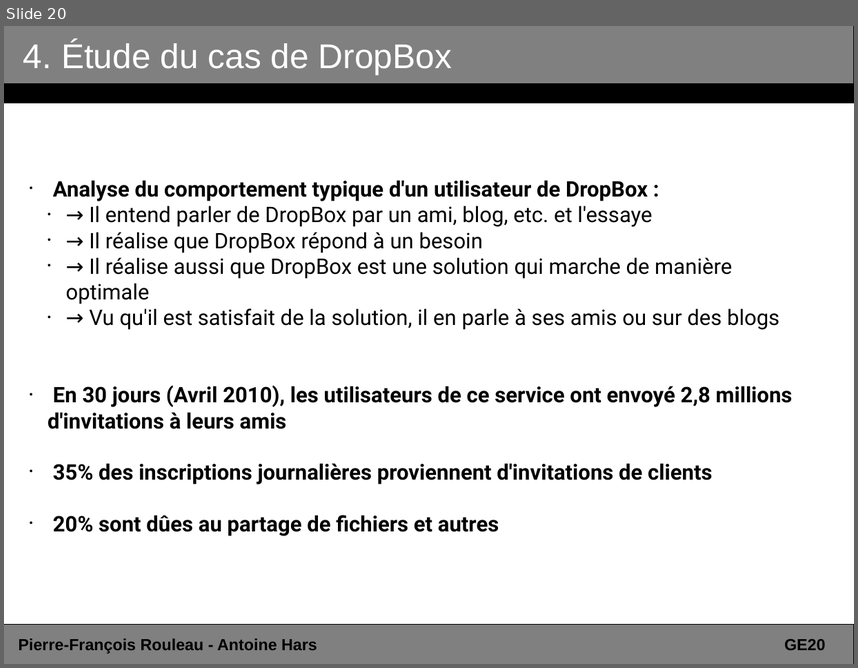
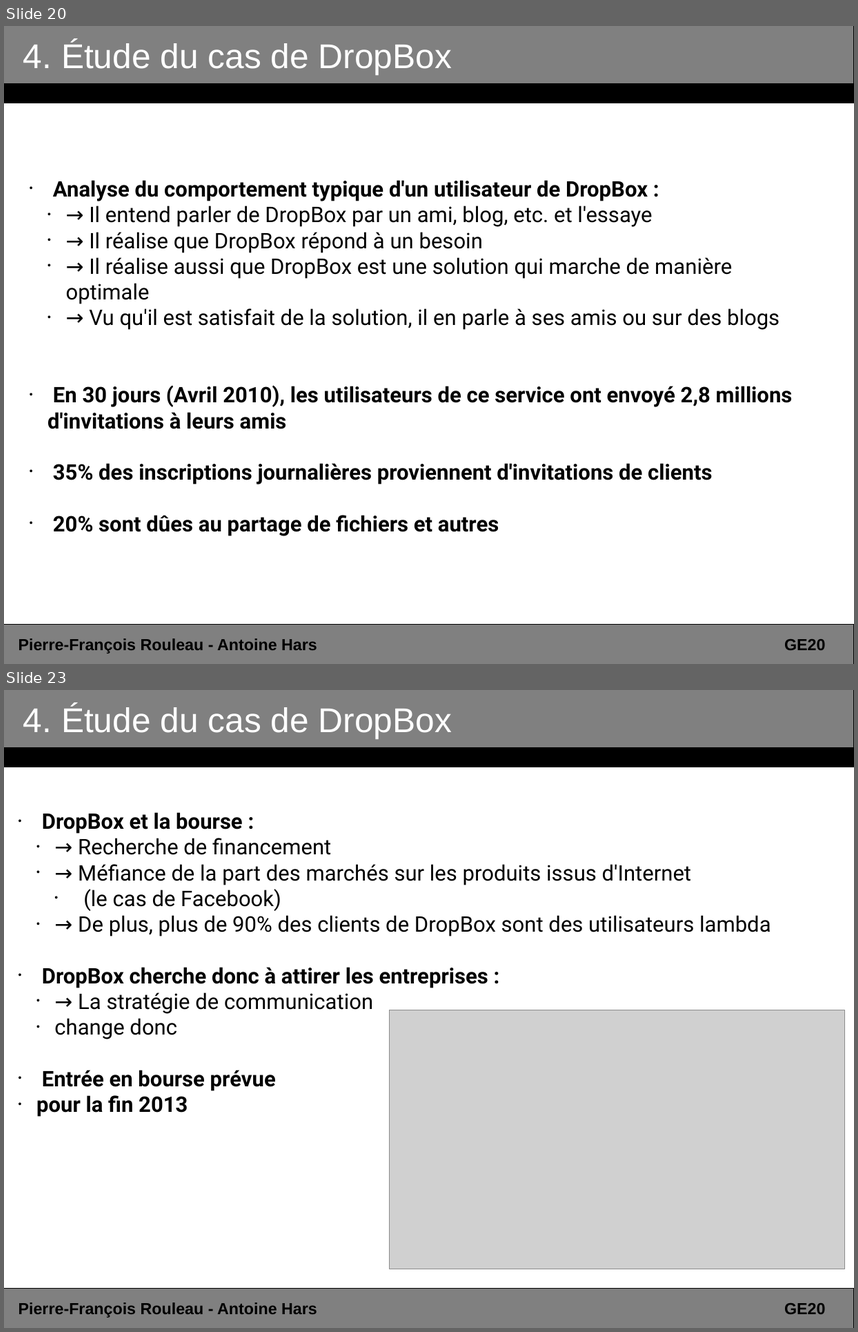
Before and after one commit to ahars/ge20, a slide deck: presentation_dropbox.odp. Shown one above the other, each under a label of ours: slide 20 before the commit, slides 20 and 23 after it; the slides between them are not shown. The pictures are 858x668 and 858x1332 pixels, drawn with LibreOffice and Linux fonts; fonts in the diff are those of the drawing; grey boxes stand for pictures. Boxes give left, top, right and bottom in pixels: in the first picture for what was removed or moved away, otherwise in the second. Text is boxed around its words. In the diff, an @@ line names an element or a change of style, - is before the commit and + after.

```diff
--- a/presentation_dropbox.odp
+++ b/presentation_dropbox.odp
@@ slide 23 added at [4, 690, 854, 1328], background #FFFFFF @@
@@ rectangle added at [4, 690, 854, 767], fill #808080, outline #000000 0 pt @@
@@ title added at [23, 705, 452, 739], 32 pt, text #FFFFFF @@
+4. Étude du cas de DropBox
@@ rectangle added at [4, 748, 854, 767], fill #000000, outline #000000 0 pt @@
@@ subtitle added at [36, 812, 771, 1116], 20 pt, text #000000 @@
+• DropBox et la bourse :
+  • → Recherche de financement
+  • → Méfiance de la part des marchés sur les produits issus d'Internet
+    • (le cas de Facebook)
+  • → De plus, plus de 90% des clients de DropBox sont des utilisateurs lambda
+• DropBox cherche donc à attirer les entreprises :
+  • → La stratégie de communication
+  • change donc
+• Entrée en bourse prévue
+• pour la fin 2013
@@ picture added at [390, 1010, 845, 1268] @@
@@ rectangle added at [4, 1288, 854, 1328], fill #808080, outline #000000 0 pt @@
@@ text added at [18, 1302, 317, 1317], 15 pt, text #000000, bold @@
+Pierre-François Rouleau - Antoine Hars
@@ text added at [784, 1303, 825, 1314], 15 pt, text #000000, bold @@
+GE20
```
Also in this commit, not shown: 8 slides changed, 2 other slides added, 2 other files.
